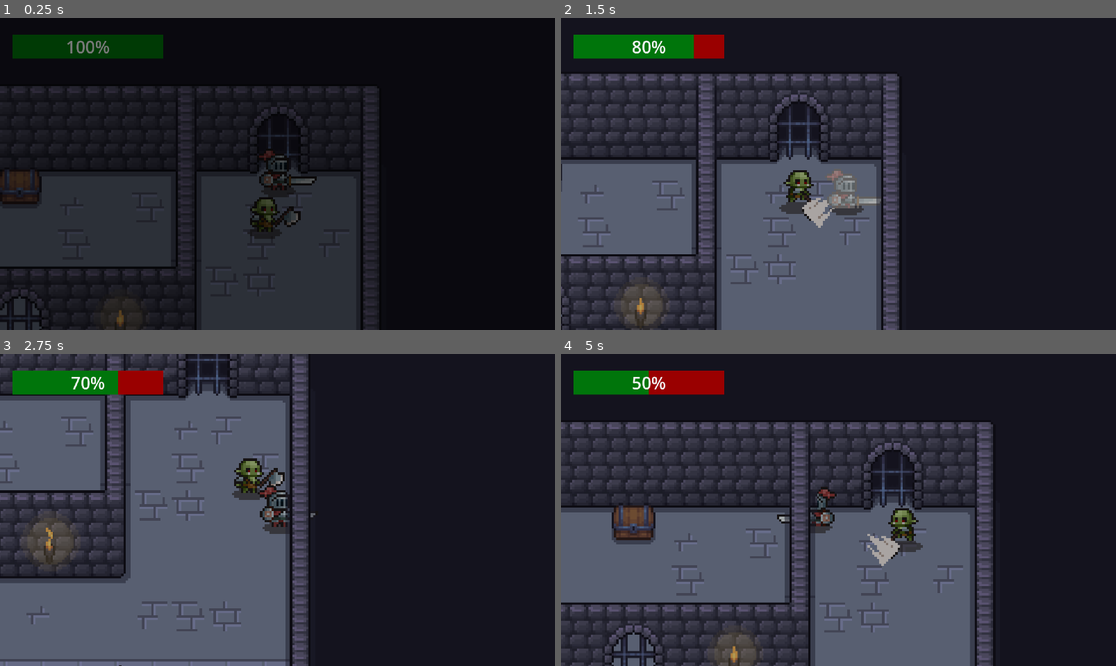
Above: before the commit, frames 1-4 (two rows, left to right).
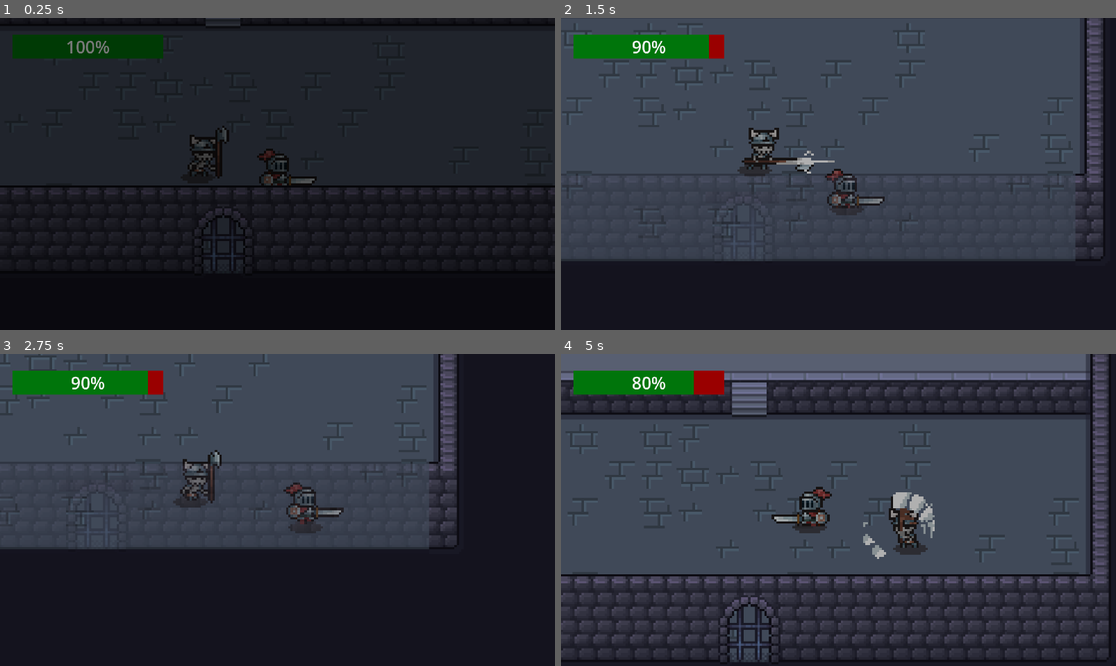
Above: after the commit, the same moments.

Repository: DragonEyeGames/Pixel-Crawler
Game: Godot game, scene res://Levels/Level2.tscn
Two runs of this game, one before a commit and one after it. Both use one fixed random seed, a clock stepped at 60 frames per second and the inputs below. This scene is started directly instead of the project's main scene.
Inputs (mouse positions are in pixels of both pictures, inside the frame that each line leads up to):
- Up to frame 1 (0.25 s): no input
- Up to frame 2 (1.5 s): tap Enter at 0.5 s; move the mouse to (960, 158) at 0.52 s; hold D (Right) 0.53-1.28 s; click (960, 158) at 0.6 s; move the mouse to (727, 189) at 1.27 s; hold S (Down) from 1.28 s (still down); tap E (Interact) at 1.35 s
- Up to frame 3 (2.75 s): move the mouse to (333, 441) at 2.02 s; release S (Down) at 2.03 s; hold D (Right) from 2.03 s (still down); tap Alt at 2.1 s
- Up to frame 4 (5 s): move the mouse to (810, 572) at 2.77 s; release D (Right) at 2.78 s; hold W (Up) 2.78-3.53 s; tap Shift at 2.85 s; move the mouse to (1005, 556) at 3.52 s; hold A (Left) from 3.53 s (still down); click (1005, 556) at 3.6 s; move the mouse to (672, 463) at 4.27 s; tap E (Interact) at 4.35 s

The runs differ from the first frame. In frame 1, 43% of the frame differs, in the area x 0-100%, y 0-100%; in frame 2, 73%, in the area x 0-98%, y 0-100%; in frame 3, 59%; in frame 4, 69%.

Commit message:
Navigating (To a point!)
The enemies can now navigate to your position as long as you are within 150px

Diff:
--- a/Levels/Level1.tscn
+++ b/Levels/Level1.tscn
@@ -28,6 +28,12 @@
 shader_parameter/whiteness = 0.0
 shader_parameter/noise_tex = SubResource("NoiseTexture2D_3je14")
 shader_parameter/dissolve_amount = 0.0
+
+[sub_resource type="NavigationPolygon" id="NavigationPolygon_7fl83"]
+vertices = PackedVector2Array(83, 59.992188, -82, 59, -82, -70, 83, -70)
+polygons = Array[PackedInt32Array]([PackedInt32Array(0, 1, 2, 3)])
+outlines = Array[PackedVector2Array]([PackedVector2Array(-83, -71, 84, -71, 84, 61, -83, 60)])
+agent_radius = 1.0
 
 [node name="Main" type="Node2D"]
 texture_filter = 1
@@ -94,5 +100,8 @@
 material = SubResource("ShaderMaterial_p5226")
 position = Vector2(-3, -64)
 
+[node name="NavigationRegion2D" type="NavigationRegion2D" parent="."]
+navigation_polygon = SubResource("NavigationPolygon_7fl83")
+
 [connection signal="area_entered" from="FrontWalls/Area2D" to="FrontWalls" method="_on_area_2d_area_entered"]
 [connection signal="area_exited" from="FrontWalls/Area2D" to="FrontWalls" method="_on_area_2d_area_exited"]
--- a/Levels/Level2.tscn
+++ b/Levels/Level2.tscn
@@ -58,6 +58,12 @@
 shader_parameter/noise_tex = SubResource("NoiseTexture2D_3je14")
 shader_parameter/dissolve_amount = 0.0
 
+[sub_resource type="NavigationPolygon" id="NavigationPolygon_xosfc"]
+vertices = PackedVector2Array(8, -33, -49.007813, -33, -49.992188, -102, 83, -102, 83, -33.976563, 24, -32.976563, -129.00781, 122, -129.99219, 31, 10, 31, 163, 122, 8, -23, 24, -23, 23, 14, 10, 14, 94, -23, 94, -102, 163, -102, 163, 14, 23, 31, 163, 31, -130, 14, -61, -23, -130, -102, -61, -102)
+polygons = Array[PackedInt32Array]([PackedInt32Array(0, 1, 2, 3, 4), PackedInt32Array(0, 4, 5), PackedInt32Array(6, 7, 8, 9), PackedInt32Array(10, 0, 5, 11, 12, 13), PackedInt32Array(14, 15, 16, 17), PackedInt32Array(14, 17, 12, 11), PackedInt32Array(18, 19, 9), PackedInt32Array(18, 9, 8), PackedInt32Array(12, 18, 8, 13), PackedInt32Array(10, 13, 20, 21), PackedInt32Array(21, 20, 22, 23)])
+outlines = Array[PackedVector2Array]([PackedVector2Array(93, -103, 164, -103, 164, 15, 24, 15, 24, 30, 164, 30, 164, 123, -130, 123, -131, 30, 9, 30, 9, 15, -131, 15, -131, -103, -60, -103, -60, -24, 7, -24, 7, -32, -50, -32, -51, -103, 84, -103, 84, -33, 25, -32, 25, -24, 93, -24)])
+agent_radius = 1.0
+
 [node name="Main" type="Node2D"]
 texture_filter = 1
 script = ExtResource("1_xosfc")
@@ -89,7 +95,7 @@
 y_sort_enabled = true
 
 [node name="Knight" parent="Y_Sorting" instance=ExtResource("4_lf2mf")]
-position = Vector2(128, -102)
+position = Vector2(40, 94)
 
 [node name="Cam" type="Camera2D" parent="Y_Sorting/Knight"]
 zoom = Vector2(8, 8)
@@ -124,6 +130,10 @@
 position = Vector2(0, -5)
 script = ExtResource("14_mbiy8")
 enemyControlled = true
+
+[node name="Skeleton" parent="Y_Sorting" instance=ExtResource("15_tweqo")]
+material = SubResource("ShaderMaterial_mbiy8")
+position = Vector2(5, 88)
 
 [node name="Door" parent="." instance=ExtResource("6_xosfc")]
 position = Vector2(-96, -117)
@@ -161,9 +171,8 @@
 [node name="Chest" parent="." instance=ExtResource("10_x7rwe")]
 position = Vector2(16, -98)
 
-[node name="Skeleton" parent="." instance=ExtResource("15_tweqo")]
-material = SubResource("ShaderMaterial_mbiy8")
-position = Vector2(15, 68)
+[node name="NavigationRegion2D" type="NavigationRegion2D" parent="."]
+navigation_polygon = SubResource("NavigationPolygon_xosfc")
 
 [connection signal="area_entered" from="FrontWalls/Area2D" to="FrontWalls" method="_on_area_2d_area_entered"]
 [connection signal="area_exited" from="FrontWalls/Area2D" to="FrontWalls" method="_on_area_2d_area_exited"]
--- a/Levels/Level3.tscn
+++ b/Levels/Level3.tscn
@@ -82,6 +82,12 @@
 [sub_resource type="CircleShape2D" id="CircleShape2D_xc3xs"]
 radius = 4.0
 
+[sub_resource type="NavigationPolygon" id="NavigationPolygon_hy5j1"]
+vertices = PackedVector2Array(66, 64, -66, 64, -66, -37, 66, -37)
+polygons = Array[PackedInt32Array]([PackedInt32Array(0, 1, 2, 3)])
+outlines = Array[PackedVector2Array]([PackedVector2Array(-67, -38, -67, 65, 67, 65, 67, -38)])
+agent_radius = 1.0
+
 [node name="Main" type="Node2D"]
 texture_filter = 1
 script = ExtResource("1_hy5j1")
@@ -154,5 +160,8 @@
 
 [node name="HUD" parent="." instance=ExtResource("10_tqo56")]
 
+[node name="NavigationRegion2D" type="NavigationRegion2D" parent="."]
+navigation_polygon = SubResource("NavigationPolygon_hy5j1")
+
 [connection signal="area_entered" from="FrontWalls/Area2D" to="FrontWalls" method="_on_area_2d_area_entered"]
 [connection signal="area_exited" from="FrontWalls/Area2D" to="FrontWalls" method="_on_area_2d_area_exited"]
--- a/Scenes/Enemies/orc.tscn
+++ b/Scenes/Enemies/orc.tscn
@@ -522,6 +522,8 @@
 texture_filter = 1
 material = SubResource("ShaderMaterial_5vw27")
 collision_layer = 0
+motion_mode = 1
+wall_min_slide_angle = 0.0
 script = ExtResource("2_tq37w")
 health = 4
 speed = 40
@@ -600,7 +602,17 @@
 &"": SubResource("AnimationLibrary_4fc3n")
 }
 
+[node name="NavigationAgent2D" type="NavigationAgent2D" parent="."]
+avoidance_enabled = true
+avoidance_layers = 2
+avoidance_mask = 2
+
+[node name="Timer" type="Timer" parent="."]
+wait_time = 0.1
+autostart = true
+
 [connection signal="animation_finished" from="Sprite" to="." method="_on_sprite_animation_finished"]
 [connection signal="area_entered" from="Areas/Hits" to="." method="_on_hits_area_entered"]
 [connection signal="area_entered" from="Areas/Checks" to="." method="_on_checks_area_entered"]
 [connection signal="area_exited" from="Areas/Checks" to="." method="_on_checks_area_exited"]
+[connection signal="timeout" from="Timer" to="." method="_on_timer_timeout"]
--- a/Scenes/Enemies/skeleton.tscn
+++ b/Scenes/Enemies/skeleton.tscn
@@ -589,7 +589,17 @@
 &"": SubResource("AnimationLibrary_5nddp")
 }
 
+[node name="NavigationAgent2D" type="NavigationAgent2D" parent="."]
+avoidance_enabled = true
+avoidance_layers = 2
+avoidance_mask = 2
+
+[node name="Timer" type="Timer" parent="."]
+wait_time = 0.1
+autostart = true
+
 [connection signal="animation_finished" from="Sprite" to="." method="_on_sprite_animation_finished"]
 [connection signal="area_entered" from="Areas/Hits" to="." method="_on_hits_area_entered"]
 [connection signal="area_entered" from="Areas/Checks" to="." method="_on_checks_area_entered"]
 [connection signal="area_exited" from="Areas/Checks" to="." method="_on_checks_area_exited"]
+[connection signal="timeout" from="Timer" to="." method="_on_timer_timeout"]
--- a/Scenes/Enemies/strongOrc.tscn
+++ b/Scenes/Enemies/strongOrc.tscn
@@ -714,7 +714,17 @@
 &"": SubResource("AnimationLibrary_4fc3n")
 }
 
+[node name="NavigationAgent2D" type="NavigationAgent2D" parent="."]
+avoidance_enabled = true
+avoidance_layers = 2
+avoidance_mask = 2
+
+[node name="Timer" type="Timer" parent="."]
+wait_time = 0.1
+autostart = true
+
 [connection signal="animation_finished" from="Sprite" to="." method="_on_sprite_animation_finished"]
 [connection signal="area_entered" from="Areas/Hits" to="." method="_on_hits_area_entered"]
 [connection signal="area_entered" from="Areas/Checks" to="." method="_on_checks_area_entered"]
 [connection signal="area_exited" from="Areas/Checks" to="." method="_on_checks_area_exited"]
+[connection signal="timeout" from="Timer" to="." method="_on_timer_timeout"]
--- a/Scenes/Enemies/strongSkeleton.tscn
+++ b/Scenes/Enemies/strongSkeleton.tscn
@@ -355,6 +355,97 @@
 [sub_resource type="Gradient" id="Gradient_hn8e4"]
 offsets = PackedFloat32Array(0, 0.19178082, 1)
 colors = PackedColorArray(0.6431373, 0.6431373, 0.6431373, 1, 0.5726565, 0.5726565, 0.5726565, 0.89041096, 0, 0, 0, 0)
+
+[sub_resource type="Animation" id="Animation_xhj3x"]
+length = 0.001
+tracks/0/type = "value"
+tracks/0/imported = false
+tracks/0/enabled = true
+tracks/0/path = NodePath(".:material:shader_parameter/whiteness")
+tracks/0/interp = 1
+tracks/0/loop_wrap = true
+tracks/0/keys = {
+"times": PackedFloat32Array(0),
+"transitions": PackedFloat32Array(1),
+"update": 0,
+"values": [0.0]
+}
+tracks/1/type = "value"
+tracks/1/imported = false
+tracks/1/enabled = true
+tracks/1/path = NodePath(".:material:shader_parameter/dissolve_amount")
+tracks/1/interp = 1
+tracks/1/loop_wrap = true
+tracks/1/keys = {
+"times": PackedFloat32Array(0),
+"transitions": PackedFloat32Array(1),
+"update": 0,
+"values": [0.0]
+}
+tracks/2/type = "value"
+tracks/2/imported = false
+tracks/2/enabled = true
+tracks/2/path = NodePath("Shadow:modulate")
+tracks/2/interp = 1
+tracks/2/loop_wrap = true
+tracks/2/keys = {
+"times": PackedFloat32Array(0),
+"transitions": PackedFloat32Array(1),
+"update": 0,
+"values": [Color(0.5370987, 0.5370987, 0.5370987, 0.6)]
+}
+tracks/3/type = "value"
+tracks/3/imported = false
+tracks/3/enabled = true
+tracks/3/path = NodePath("Areas/CPUParticles2D:emitting")
+tracks/3/interp = 1
+tracks/3/loop_wrap = true
+tracks/3/keys = {
+"times": PackedFloat32Array(0),
+"transitions": PackedFloat32Array(1),
+"update": 1,
+"values": [false]
+}
+
+[sub_resource type="Animation" id="Animation_3je14"]
+resource_name = "die"
+length = 5.0
+tracks/0/type = "value"
+tracks/0/imported = false
+tracks/0/enabled = true
+tracks/0/path = NodePath(".:material:shader_parameter/dissolve_amount")
+tracks/0/interp = 1
+tracks/0/loop_wrap = true
+tracks/0/keys = {
+"times": PackedFloat32Array(1, 5),
+"transitions": PackedFloat32Array(1, 1),
+"update": 0,
+"values": [0.0, 1.0]
+}
+tracks/1/type = "value"
+tracks/1/imported = false
+tracks/1/enabled = true
+tracks/1/path = NodePath("Shadow:modulate")
+tracks/1/interp = 1
+tracks/1/loop_wrap = true
+tracks/1/keys = {
+"times": PackedFloat32Array(2, 4),
+"transitions": PackedFloat32Array(1, 1),
+"update": 0,
+"values": [Color(0.5370987, 0.5370987, 0.5370987, 0.6), Color(0.5370987, 0.5370987, 0.5370987, 0)]
+}
+tracks/2/type = "value"
+tracks/2/imported = false
+tracks/2/enabled = true
+tracks/2/path = NodePath("Areas/CPUParticles2D:emitting")
+tracks/2/interp = 1
+tracks/2/loop_wrap = true
+tracks/2/keys = {
+"times": PackedFloat32Array(0, 1, 3.5),
+"transitions": PackedFloat32Array(1, 1, 1),
+"update": 1,
+"values": [false, true, false]
+}
 
 [sub_resource type="Animation" id="Animation_hn8e4"]
 resource_name = "hit"
@@ -372,102 +463,38 @@
 "values": [0.0, 1.0, 0.0]
 }
 
-[sub_resource type="Animation" id="Animation_xhj3x"]
+[sub_resource type="AnimationLibrary" id="AnimationLibrary_xhj3x"]
+_data = {
+&"RESET": SubResource("Animation_xhj3x"),
+&"die": SubResource("Animation_3je14"),
+&"hit": SubResource("Animation_hn8e4")
+}
+
+[sub_resource type="Animation" id="Animation_g2p5r"]
 length = 0.001
 tracks/0/type = "value"
 tracks/0/imported = false
 tracks/0/enabled = true
-tracks/0/path = NodePath(".:material:shader_parameter/whiteness")
+tracks/0/path = NodePath("Areas/Hits/attack-1:disabled")
 tracks/0/interp = 1
 tracks/0/loop_wrap = true
 tracks/0/keys = {
 "times": PackedFloat32Array(0),
 "transitions": PackedFloat32Array(1),
-"update": 0,
-"values": [0.0]
+"update": 1,
+"values": [true]
 }
 tracks/1/type = "value"
 tracks/1/imported = false
 tracks/1/enabled = true
-tracks/1/path = NodePath(".:material:shader_parameter/dissolve_amount")
+tracks/1/path = NodePath("Areas/Hits/attack-2:disabled")
 tracks/1/interp = 1
 tracks/1/loop_wrap = true
 tracks/1/keys = {
 "times": PackedFloat32Array(0),
 "transitions": PackedFloat32Array(1),
-"update": 0,
-"values": [0.0]
-}
-tracks/2/type = "value"
-tracks/2/imported = false
-tracks/2/enabled = true
-tracks/2/path = NodePath("Shadow:modulate")
-tracks/2/interp = 1
-tracks/2/loop_wrap = true
-tracks/2/keys = {
-"times": PackedFloat32Array(0),
-"transitions": PackedFloat32Array(1),
-"update": 0,
-"values": [Color(0.5370987, 0.5370987, 0.5370987, 0.6)]
-}
-tracks/3/type = "value"
-tracks/3/imported = false
-tracks/3/enabled = true
-tracks/3/path = NodePath("Areas/CPUParticles2D:emitting")
-tracks/3/interp = 1
-tracks/3/loop_wrap = true
-tracks/3/keys = {
-"times": PackedFloat32Array(0),
-"transitions": PackedFloat32Array(1),
 "update": 1,
-"values": [false]
-}
-
-[sub_resource type="Animation" id="Animation_3je14"]
-resource_name = "die"
-length = 5.0
-tracks/0/type = "value"
-tracks/0/imported = false
-tracks/0/enabled = true
-tracks/0/path = NodePath(".:material:shader_parameter/dissolve_amount")
-tracks/0/interp = 1
-tracks/0/loop_wrap = true
-tracks/0/keys = {
-"times": PackedFloat32Array(1, 5),
-"transitions": PackedFloat32Array(1, 1),
-"update": 0,
-"values": [0.0, 1.0]
-}
-tracks/1/type = "value"
-tracks/1/imported = false
-tracks/1/enabled = true
-tracks/1/path = NodePath("Shadow:modulate")
-tracks/1/interp = 1
-tracks/1/loop_wrap = true
-tracks/1/keys = {
-"times": PackedFloat32Array(2, 4),
-"transitions": PackedFloat32Array(1, 1),
-"update": 0,
-"values": [Color(0.5370987, 0.5370987, 0.5370987, 0.6), Color(0.5370987, 0.5370987, 0.5370987, 0)]
-}
-tracks/2/type = "value"
-tracks/2/imported = false
-tracks/2/enabled = true
-tracks/2/path = NodePath("Areas/CPUParticles2D:emitting")
-tracks/2/interp = 1
-tracks/2/loop_wrap = true
-tracks/2/keys = {
-"times": PackedFloat32Array(0, 1, 3.5),
-"transitions": PackedFloat32Array(1, 1, 1),
-"update": 1,
-"values": [false, true, false]
-}
-
-[sub_resource type="AnimationLibrary" id="AnimationLibrary_xhj3x"]
-_data = {
-&"RESET": SubResource("Animation_xhj3x"),
-&"die": SubResource("Animation_3je14"),
-&"hit": SubResource("Animation_hn8e4")
+"values": [true]
 }
 
 [sub_resource type="Animation" id="Animation_cvx2j"]
@@ -486,33 +513,6 @@
 "values": [true, false, true]
 }
 
-[sub_resource type="Animation" id="Animation_g2p5r"]
-length = 0.001
-tracks/0/type = "value"
-tracks/0/imported = false
-tracks/0/enabled = true
-tracks/0/path = NodePath("Areas/Hits/attack-1:disabled")
-tracks/0/interp = 1
-tracks/0/loop_wrap = true
-tracks/0/keys = {
-"times": PackedFloat32Array(0),
-"transitions": PackedFloat32Array(1),
-"update": 1,
-"values": [true]
-}
-tracks/1/type = "value"
-tracks/1/imported = false
-tracks/1/enabled = true
-tracks/1/path = NodePath("Areas/Hits/attack-2:disabled")
-tracks/1/interp = 1
-tracks/1/loop_wrap = true
-tracks/1/keys = {
-"times": PackedFloat32Array(0),
-"transitions": PackedFloat32Array(1),
-"update": 1,
-"values": [true]
-}
-
 [sub_resource type="Animation" id="Animation_tj6wx"]
 resource_name = "attack-2"
 length = 0.5
@@ -620,7 +620,17 @@
 &"": SubResource("AnimationLibrary_5nddp")
 }
 
+[node name="NavigationAgent2D" type="NavigationAgent2D" parent="."]
+avoidance_enabled = true
+avoidance_layers = 2
+avoidance_mask = 2
+
+[node name="Timer" type="Timer" parent="."]
+wait_time = 0.1
+autostart = true
+
 [connection signal="animation_finished" from="Sprite" to="." method="_on_sprite_animation_finished"]
 [connection signal="area_entered" from="Areas/Hits" to="." method="_on_hits_area_entered"]
 [connection signal="area_entered" from="Areas/Checks" to="." method="_on_checks_area_entered"]
 [connection signal="area_exited" from="Areas/Checks" to="." method="_on_checks_area_exited"]
+[connection signal="timeout" from="Timer" to="." method="_on_timer_timeout"]
--- a/Scripts/swordEnemy.gd
+++ b/Scripts/swordEnemy.gd
@@ -15,6 +15,7 @@
 var canAttack:=true
 @export var cooldown:=.25
 @export var weaponDamage:=1
+@onready var navAgent := $NavigationAgent2D as NavigationAgent2D
 
 func _ready() -> void:
 	hit=$Hit
@@ -32,16 +33,18 @@
 			return
 	velocity=Vector2.ZERO
 	if(global_position.distance_to(player.global_position)>=20):
-		velocity=player.global_position-global_position
-		velocity=velocity.normalized()*speed
+		var dir = to_local(navAgent.get_next_path_position()).normalized()
+		velocity = dir*speed
+		#velocity=player.global_position-global_position
+		#velocity=velocity.normalized()*speed
 	move_and_slide()
 	if(velocity!=Vector2.ZERO and sprite.animation=="idle"):
 		sprite.play("walk")
 	if(velocity==Vector2.ZERO and sprite.animation=="walk"):
 		sprite.play("idle")
-	if(velocity.x<0):
+	if(velocity.x<-1):
 		flip("left")
-	elif(velocity.x>0):
+	elif(velocity.x>1):
 		flip("right")
 
 func flip(newDirection):
@@ -102,3 +105,22 @@
 func _on_hits_area_entered(area: Area2D) -> void:
 	if(not dead):
 		area.get_parent().hit(weaponDamage)
+
+func makePath():
+	navAgent.target_position = player.global_position
+	await navAgent.path_changed
+
+	var points = navAgent.get_current_navigation_path()
+	var length = 0.0
+
+	for i in range(points.size() - 1):
+		length += points[i].distance_to(points[i + 1])
+
+	if length > 150:
+		# Too long — cancel the move
+		navAgent.target_position = global_position
+		print("Path too long:", length)
+		return
+
+func _on_timer_timeout() -> void:
+	makePath()
Not shown: 1 places in Levels/Level1.tscn that only renumber resources
Not shown: 1 places in Levels/Level2.tscn that only renumber resources
Not shown: 1 places in Levels/Level3.tscn that only renumber resources
